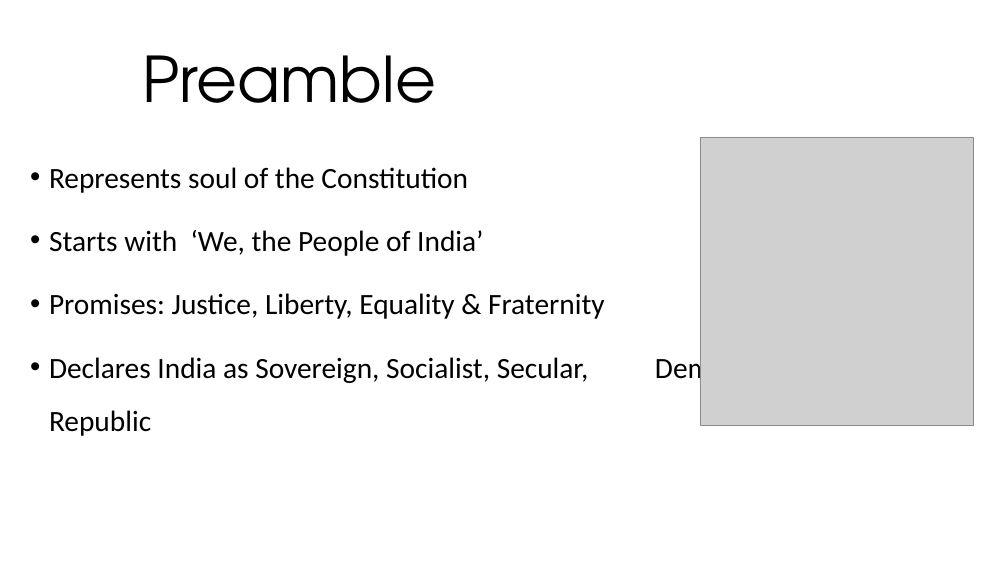
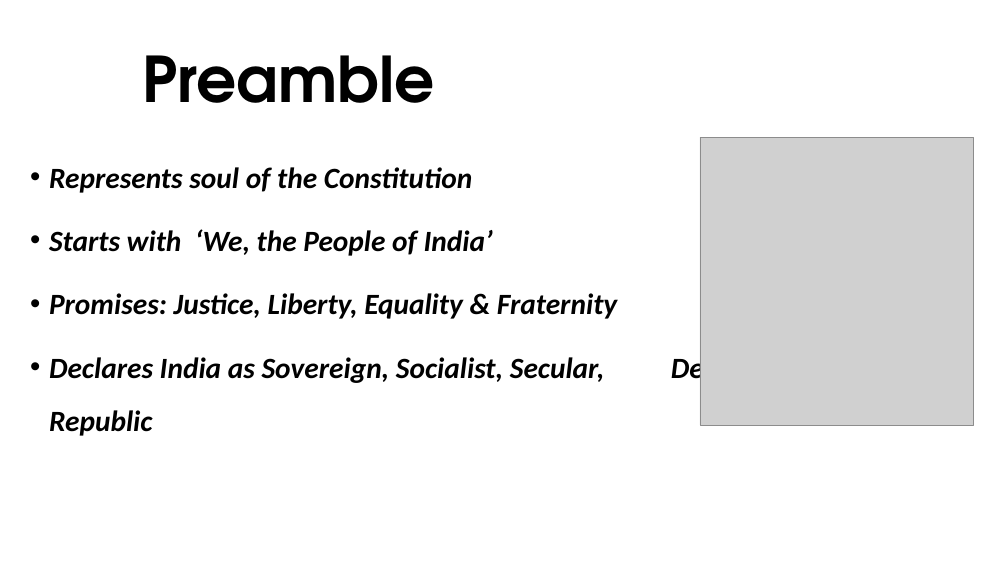
Before and after one commit to ParthHaker/ppt, a slide deck: slide 4 of The Constitution of India.pptx. Drawn at 1008x567 pixels with LibreOffice and Linux fonts; fonts in the diff are those of the drawing; grey boxes stand for pictures; background and template pictures are left out. Boxes give left, top, right and bottom in pixels: in the first picture for what was removed or moved away, otherwise in the second. Text is boxed around its words. In the diff, an @@ line names an element or a change of style, - is before the commit and + after.

```diff
--- a/The Constitution of India.pptx
+++ b/The Constitution of India.pptx
@@ title "Preamble" at box(142, 55, 434, 103): bold on @@
@@ text "Represents soul of the Constitution" at box(49, 167, 810, 385): bold on, italic on @@
```
Also in this commit, not shown: 6 other slides changed.
